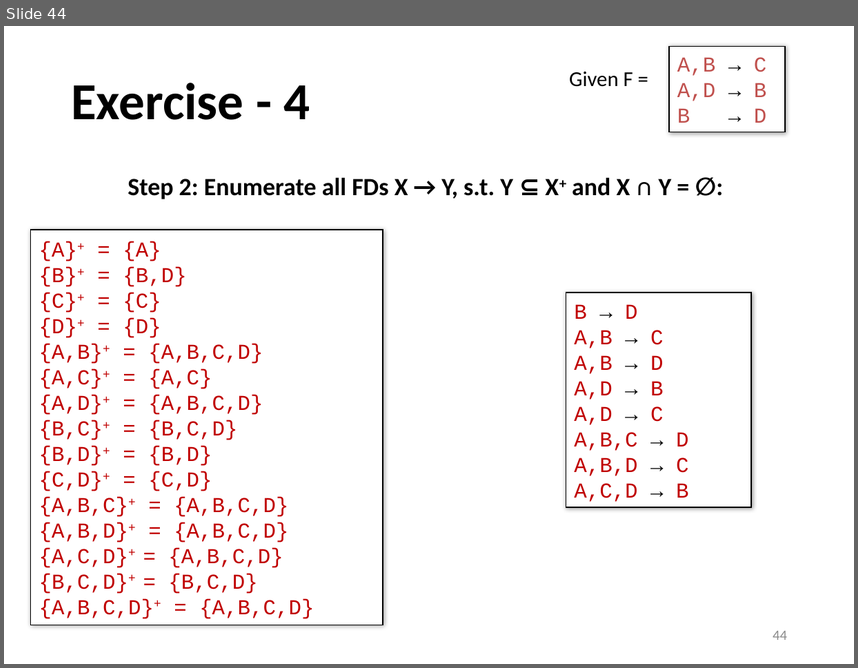
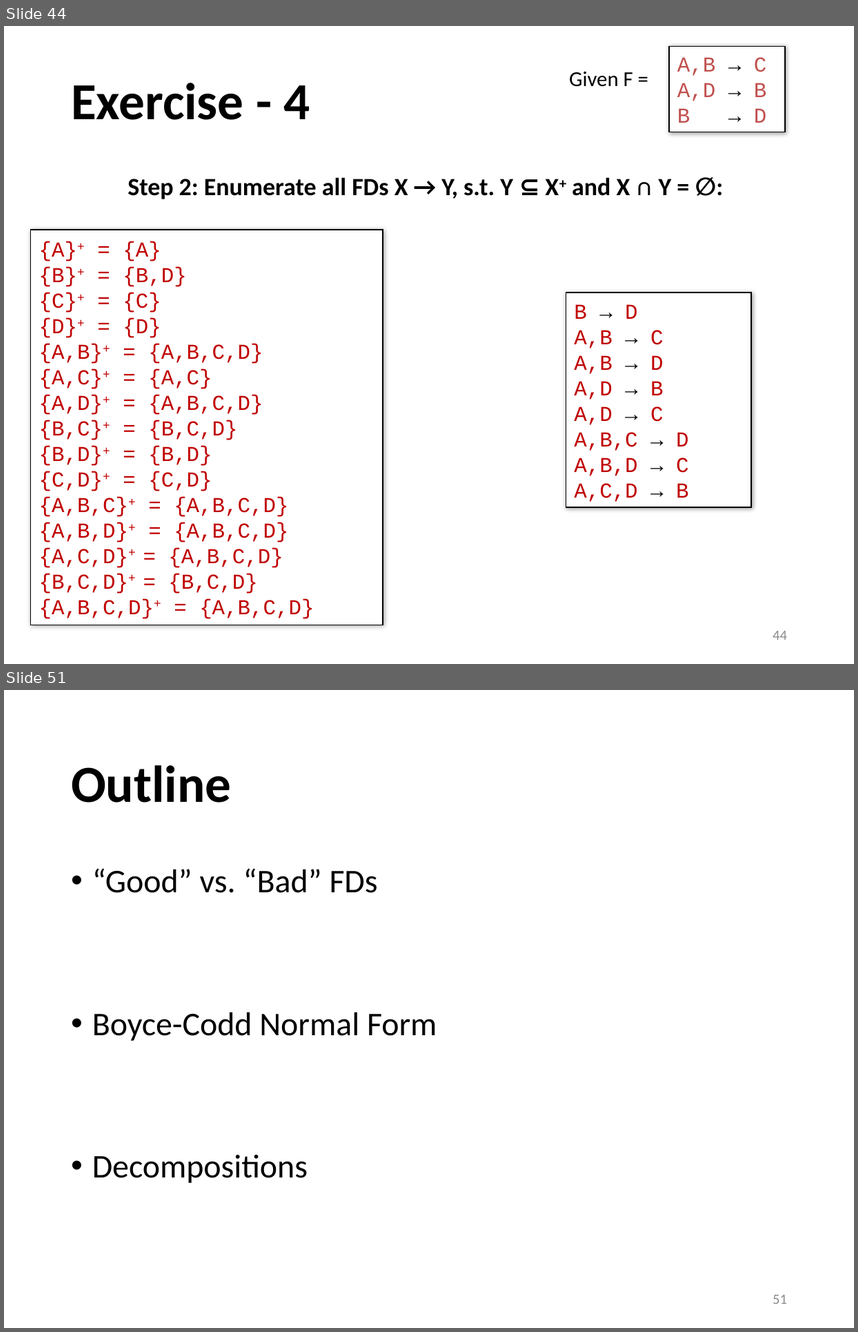
Before and after one commit to sfu-db/cmpt354, a slide deck: Lectures/lec9-design-theory.pptx. Shown one above the other, each under a label of ours: slide 44 before the commit, slides 44 and 51 after it; the slides between them are not shown. The pictures are 858x668 and 858x1332 pixels, drawn with LibreOffice and Linux fonts; fonts in the diff are those of the drawing. Boxes give left, top, right and bottom in pixels: in the first picture for what was removed or moved away, otherwise in the second. Text is boxed around its words. In the diff, an @@ line names an element or a change of style, - is before the commit and + after.

```diff
--- a/Lectures/lec9-design-theory.pptx
+++ b/Lectures/lec9-design-theory.pptx
@@ slide 51 added at box(4, 690, 854, 1328), background #FFFFFF @@
@@ title added at box(71, 765, 231, 802), 44 pt, text #000000, bold @@
+Outline
@@ text added at box(92, 868, 437, 1183), 28 pt, text #000000 @@
+• “Good” vs. “Bad” FDs
+• Boyce-Codd Normal Form
+• Decompositions
@@ page number added at box(773, 1294, 787, 1303), 12 pt, text #8C8C8C @@
+51
```
Also in this commit, not shown: 3 slides changed, 30 other slides added, 1 other file.
